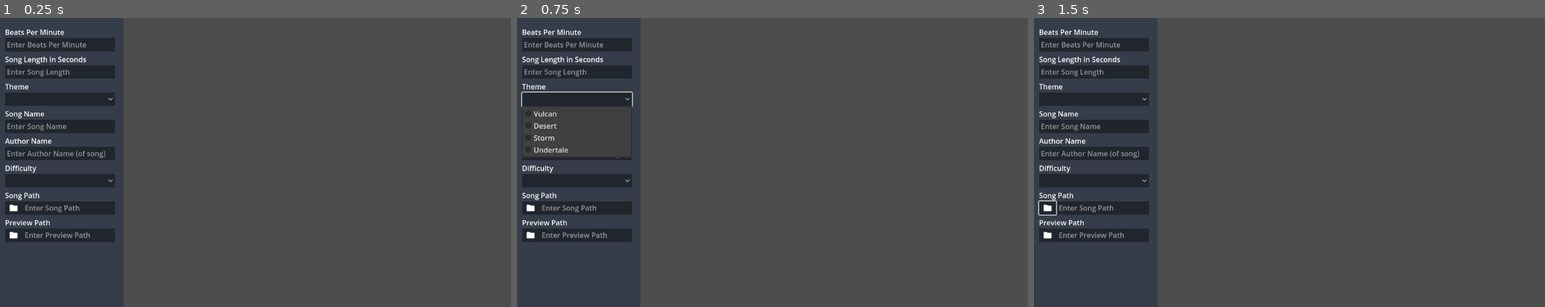
Above: before the commit, frames 1-3 (left to right).
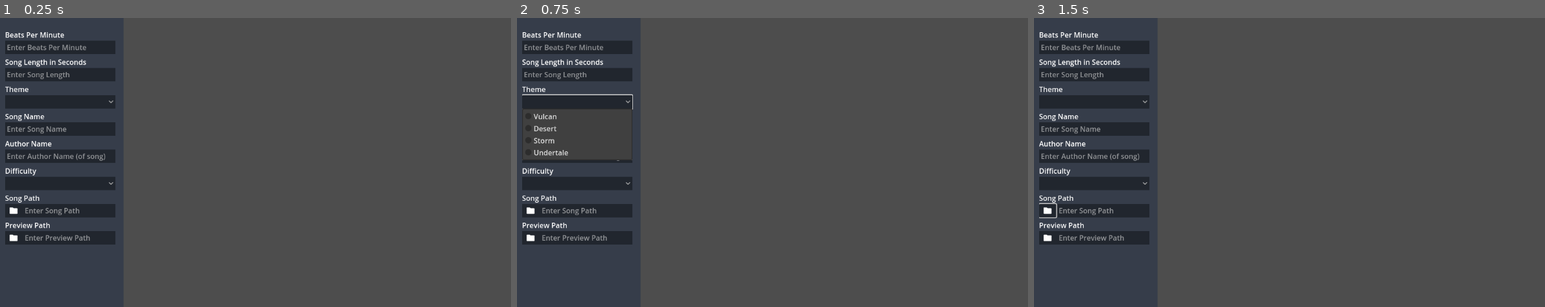
Above: after the commit, the same moments.

Repository: jpeg-artifact/You-Rock
Game: Godot game, scene res://Scene/Main/Main.tscn
Same seed, same stepped clock (60 frames per second), same inputs: the game is played once before the commit and once after it.
Inputs (mouse positions are in pixels of both pictures, inside the frame that each line leads up to):
- Up to frame 1 (0.25 s): no input
- Up to frame 2 (0.75 s): click (578, 98) at 0.52 s
- Up to frame 3 (1.5 s): click (1049, 208) at 1.27 s

The runs differ from the first frame. In frame 1, 5.1% of the frame differs, in the area x 1-23%, y 4-79%; in frame 2, 4.4%; in frame 3, 5.2%, in the area x 0-23%, y 4-79%.

Commit message:
feat: add scrollcontainer to SongProperties

Diff:
--- a/you-rock/Scene/SongProperties/SongProperties.tscn
+++ b/you-rock/Scene/SongProperties/SongProperties.tscn
@@ -5,11 +5,10 @@
 [ext_resource type="PackedScene" uid="uid://bx2kajbjp8m74" path="res://Scene/FilePath/FilePath.tscn" id="3_u7hwd"]
 
 [node name="SongProperties" type="Control"]
-custom_minimum_size = Vector2(285, 0)
+custom_minimum_size = Vector2(258, 0)
 layout_mode = 3
-anchor_right = 0.124
 anchor_bottom = 1.0
-offset_right = 142.152
+offset_right = 285.0
 grow_horizontal = 2
 grow_vertical = 2
 
@@ -23,52 +22,45 @@
 color = Color(0.211765, 0.239216, 0.290196, 1)
 
 [node name="ScrollContainer" type="ScrollContainer" parent="."]
-layout_mode = 1
-anchors_preset = 15
-anchor_right = 1.0
-anchor_bottom = 1.0
-grow_horizontal = 2
-grow_vertical = 2
+layout_mode = 2
+anchor_left = 0.07
+anchor_top = 0.037
+anchor_right = 0.94
+anchor_bottom = 0.974
+offset_left = 0.0499992
+offset_top = 0.0240002
+offset_right = 0.0999756
+offset_bottom = -0.152039
 
-[node name="VBoxContainer" type="VBoxContainer" parent="."]
-layout_mode = 1
-anchors_preset = -1
-anchor_left = 0.07
-anchor_top = 0.028
-anchor_right = 0.933
-anchor_bottom = 0.969
-offset_left = 0.0499992
-offset_top = -0.144001
-offset_right = 0.0950012
-offset_bottom = 0.0879517
-grow_horizontal = 2
-grow_vertical = 2
-
-[node name="BPMInput" parent="VBoxContainer" instance=ExtResource("1_v2mgh")]
+[node name="VBoxContainer" type="VBoxContainer" parent="ScrollContainer"]
+custom_minimum_size = Vector2(247, 0)
 layout_mode = 2
 
-[node name="LineEdit" parent="VBoxContainer/BPMInput" index="1"]
+[node name="BPMInput" parent="ScrollContainer/VBoxContainer" instance=ExtResource("1_v2mgh")]
+layout_mode = 2
+
+[node name="LineEdit" parent="ScrollContainer/VBoxContainer/BPMInput" index="1"]
 placeholder_text = "Enter Beats Per Minute"
 
-[node name="Label" parent="VBoxContainer/BPMInput" index="2"]
+[node name="Label" parent="ScrollContainer/VBoxContainer/BPMInput" index="2"]
 text = "Beats Per Minute"
 clip_text = true
 
-[node name="SongLengthInput" parent="VBoxContainer" instance=ExtResource("1_v2mgh")]
+[node name="SongLengthInput" parent="ScrollContainer/VBoxContainer" instance=ExtResource("1_v2mgh")]
 layout_mode = 2
 
-[node name="LineEdit" parent="VBoxContainer/SongLengthInput" index="1"]
+[node name="LineEdit" parent="ScrollContainer/VBoxContainer/SongLengthInput" index="1"]
 placeholder_text = "Enter Song Length"
 
-[node name="Label" parent="VBoxContainer/SongLengthInput" index="2"]
+[node name="Label" parent="ScrollContainer/VBoxContainer/SongLengthInput" index="2"]
 text = "Song Length in Seconds
 "
 clip_text = true
 
-[node name="Theme" parent="VBoxContainer" instance=ExtResource("2_tu2ov")]
+[node name="Theme" parent="ScrollContainer/VBoxContainer" instance=ExtResource("2_tu2ov")]
 layout_mode = 2
 
-[node name="OptionButton" parent="VBoxContainer/Theme" index="1"]
+[node name="OptionButton" parent="ScrollContainer/VBoxContainer/Theme" index="1"]
 item_count = 4
 popup/item_0/text = "Vulcan"
 popup/item_1/text = "Desert"
@@ -78,31 +70,31 @@
 popup/item_3/text = "Undertale"
 popup/item_3/id = 3
 
-[node name="Label" parent="VBoxContainer/Theme" index="2"]
+[node name="Label" parent="ScrollContainer/VBoxContainer/Theme" index="2"]
 text = "Theme"
 
-[node name="SongNameInput" parent="VBoxContainer" instance=ExtResource("1_v2mgh")]
+[node name="SongNameInput" parent="ScrollContainer/VBoxContainer" instance=ExtResource("1_v2mgh")]
 layout_mode = 2
 
-[node name="LineEdit" parent="VBoxContainer/SongNameInput" index="1"]
+[node name="LineEdit" parent="ScrollContainer/VBoxContainer/SongNameInput" index="1"]
 placeholder_text = "Enter Song Name"
 
-[node name="Label" parent="VBoxContainer/SongNameInput" index="2"]
+[node name="Label" parent="ScrollContainer/VBoxContainer/SongNameInput" index="2"]
 text = "Song Name"
 
-[node name="AuthorNameInput" parent="VBoxContainer" instance=ExtResource("1_v2mgh")]
+[node name="AuthorNameInput" parent="ScrollContainer/VBoxContainer" instance=ExtResource("1_v2mgh")]
 layout_mode = 2
 
-[node name="LineEdit" parent="VBoxContainer/AuthorNameInput" index="1"]
+[node name="LineEdit" parent="ScrollContainer/VBoxContainer/AuthorNameInput" index="1"]
 placeholder_text = "Enter Author Name (of song)"
 
-[node name="Label" parent="VBoxContainer/AuthorNameInput" index="2"]
+[node name="Label" parent="ScrollContainer/VBoxContainer/AuthorNameInput" index="2"]
 text = "Author Name"
 
-[node name="Difficulty" parent="VBoxContainer" instance=ExtResource("2_tu2ov")]
+[node name="Difficulty" parent="ScrollContainer/VBoxContainer" instance=ExtResource("2_tu2ov")]
 layout_mode = 2
 
-[node name="OptionButton" parent="VBoxContainer/Difficulty" index="1"]
+[node name="OptionButton" parent="ScrollContainer/VBoxContainer/Difficulty" index="1"]
 item_count = 3
 popup/item_0/text = "Easy"
 popup/item_1/text = "Medium"
@@ -110,32 +102,32 @@
 popup/item_2/text = "Hard"
 popup/item_2/id = 2
 
-[node name="Label" parent="VBoxContainer/Difficulty" index="2"]
+[node name="Label" parent="ScrollContainer/VBoxContainer/Difficulty" index="2"]
 text = "Difficulty"
 
-[node name="SongPath" parent="VBoxContainer" instance=ExtResource("3_u7hwd")]
+[node name="SongPath" parent="ScrollContainer/VBoxContainer" instance=ExtResource("3_u7hwd")]
 layout_mode = 2
 
-[node name="Label" parent="VBoxContainer/SongPath" index="1"]
+[node name="Label" parent="ScrollContainer/VBoxContainer/SongPath" index="1"]
 text = "Song Path"
 
-[node name="LineEdit" parent="VBoxContainer/SongPath" index="2"]
+[node name="LineEdit" parent="ScrollContainer/VBoxContainer/SongPath" index="2"]
 placeholder_text = "Enter Song Path"
 
-[node name="PreviewPath" parent="VBoxContainer" instance=ExtResource("3_u7hwd")]
+[node name="PreviewPath" parent="ScrollContainer/VBoxContainer" instance=ExtResource("3_u7hwd")]
 layout_mode = 2
 
-[node name="Label" parent="VBoxContainer/PreviewPath" index="1"]
+[node name="Label" parent="ScrollContainer/VBoxContainer/PreviewPath" index="1"]
 text = "Preview Path"
 
-[node name="LineEdit" parent="VBoxContainer/PreviewPath" index="2"]
+[node name="LineEdit" parent="ScrollContainer/VBoxContainer/PreviewPath" index="2"]
 placeholder_text = "Enter Preview Path"
 
-[editable path="VBoxContainer/BPMInput"]
-[editable path="VBoxContainer/SongLengthInput"]
-[editable path="VBoxContainer/Theme"]
-[editable path="VBoxContainer/SongNameInput"]
-[editable path="VBoxContainer/AuthorNameInput"]
-[editable path="VBoxContainer/Difficulty"]
-[editable path="VBoxContainer/SongPath"]
-[editable path="VBoxContainer/PreviewPath"]
+[editable path="ScrollContainer/VBoxContainer/BPMInput"]
+[editable path="ScrollContainer/VBoxContainer/SongLengthInput"]
+[editable path="ScrollContainer/VBoxContainer/Theme"]
+[editable path="ScrollContainer/VBoxContainer/SongNameInput"]
+[editable path="ScrollContainer/VBoxContainer/AuthorNameInput"]
+[editable path="ScrollContainer/VBoxContainer/Difficulty"]
+[editable path="ScrollContainer/VBoxContainer/SongPath"]
+[editable path="ScrollContainer/VBoxContainer/PreviewPath"]
